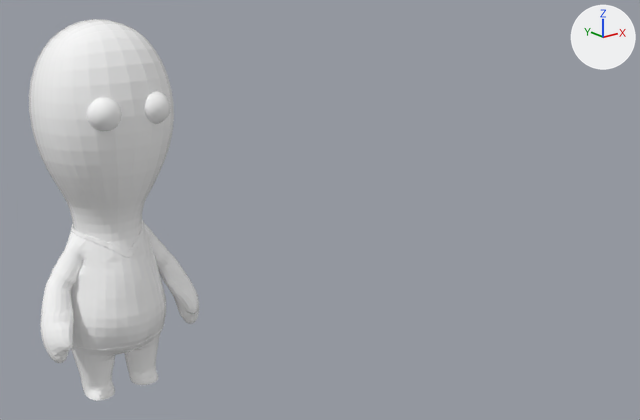
The FBX model ForTheSweet/ForTheSweet/resource/character/power_up.FBX: old version first, new version second.
Both versions are drawn from a 50 mm camera at (-0.838, -1.831, 1.057) aimed at (0.211, -0.52, 0.532). Lighting does not change. The marker at upper right points along +X, +Y and +Z. Mesh edges are drawn as thin lines on the coarser meshes. Where no turn or scale is listed for an object, it has been applied to the vertices.

In view in the first picture: 'node_id33'.
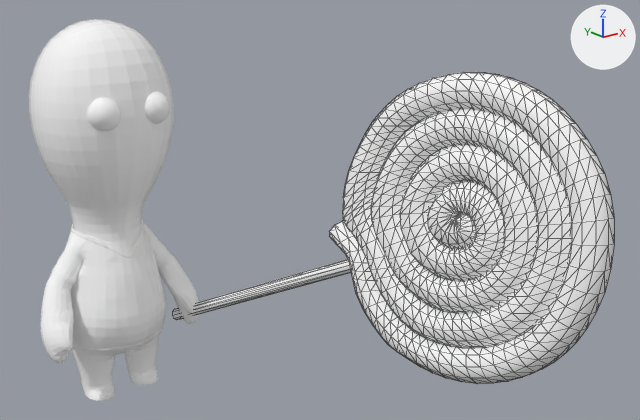
The newer file is also turned or shifted as a whole; pictures and numbers use the older file's frame.

Pixel boxes (x1, y1, x2, y2) of what changed, in the pictures (640 x 420 px):
'node_id57', added: after (172, 72, 614, 384)

Diff of the bpy script that builds the scene:
```diff
--- a/ForTheSweet/ForTheSweet/resource/character/power_up.FBX.py
+++ b/ForTheSweet/ForTheSweet/resource/character/power_up.FBX.py
@@ mat_material_74 @@
+mat_material_74 = principled_material('Material_74')
+mat_material_74.base_color = (1.0, 1.0, 1.0)  # white #ffffff
+mat_material_74.roughness = 0.0
@@ me_mesh_001 @@
+me_mesh_001.from_pydata(...)  # 1901 vertices, 3524 faces; spans x -0.014..0.247, y -1.067..0.006, z -0.012..0.677
+me_mesh_001.materials.append(mat_material_74)  # its picture is missing
@@ ob_node_id57 @@
+ob_node_id57 = bpy.data.objects.new('node_id57', me_mesh_001)
+ob_node_id57.location = (0.157, -0.013, 0.145)
```
